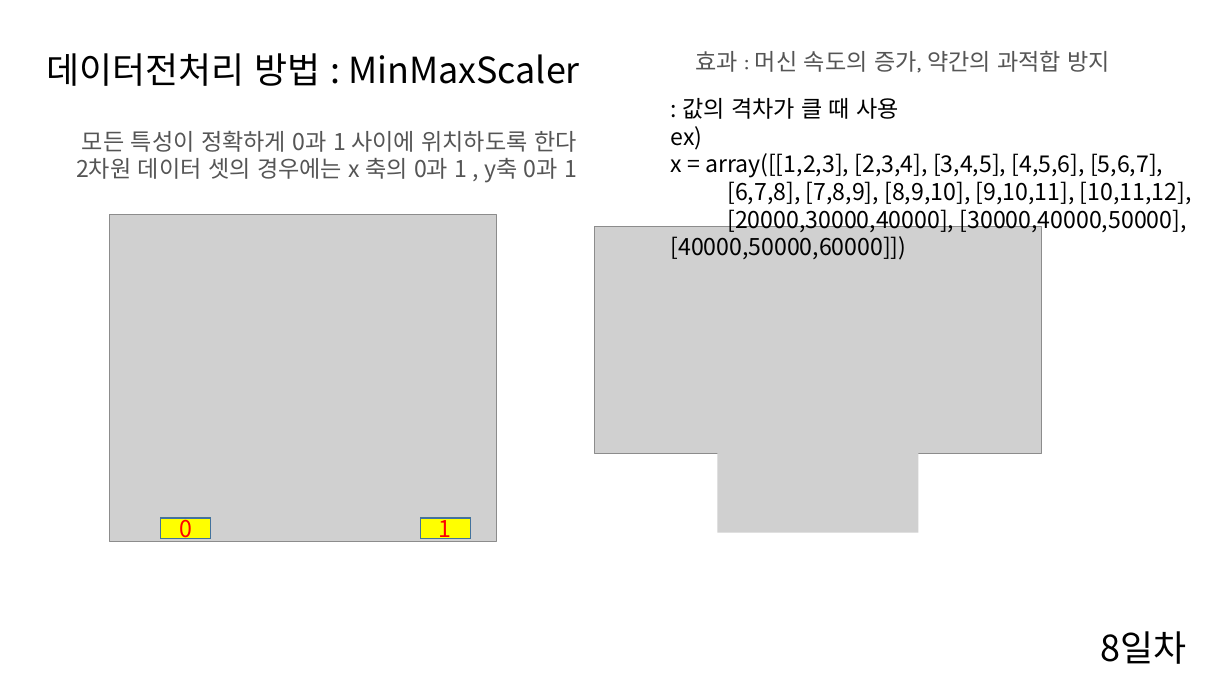
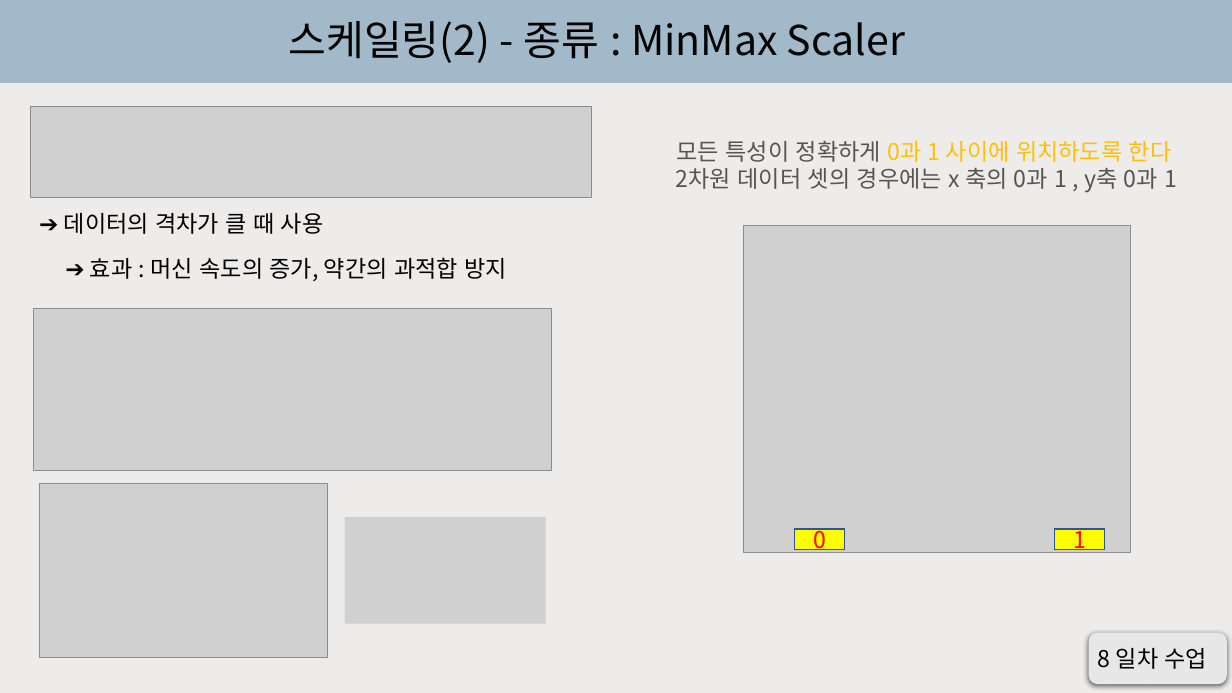
Before and after one commit to Ryujaeuk/keras, a slide deck: slide 8 of keras_study.pptx (slide 5 before the commit). Drawn at 1232x693 pixels with LibreOffice and Linux fonts; fonts in the diff are those of the drawing; grey boxes stand for pictures. Boxes give left, top, right and bottom in pixels: in the first picture for what was removed or moved away, otherwise in the second. Text is boxed around its words. In the diff, an @@ line names an element or a change of style, - is before the commit and + after.

```diff
--- a/keras_study.pptx
+++ b/keras_study.pptx
@@ background #FFFFFF to gradient #EDECEA to #A2B9C9 @@
@@ text added at (289,21,905,63), 32 pt, text #000000 @@
+스케일링(2) - 종류 : MinMax Scaler
@@ text removed at (46,53,579,86) @@
-데이터전처리 방법 : MinMaxScaler
@@ picture added at (30,107,592,198) @@
@@ text removed at (670,98,1192,260) @@
-: 값의 격차가 클 때 사용
-ex)
-x = array([[1,2,3], [2,3,4], [3,4,5], [4,5,6], [5,6,7],
-[6,7,8], [7,8,9], [8,9,10], [9,10,11], [10,11,12],
-[20000,30000,40000], [30000,40000,50000], [40000,50000,60000]])
@@ text "모든 특성이 정확하게 0과 1 ...": place and size @@
-text "모든 특성이 정확하게 0과 1 ..." at (76,130,578,183)
+text "모든 특성이 정확하게 0과 1 ..." at (676,141,1177,193)
@@ text at (677,141,1172,162): text colour #555555 to #FFC000 in "0과 1 사이에 위치하도록 한다" @@
@@ text added at (64,213,324,234), 18 pt, text #000000 @@
+➔ 데이터의 격차가 클 때 사용
@@ picture removed at (595,226,1043,454) @@
@@ text at (90,257,507,281): text changed; font Karla to Noto Sans CJK KR; text colour #555555 to #000000 @@
-효과 : 머신 속도의 증가, 약간의 과적합 방지
+➔ 효과 : 머신 속도의 증가, 약간의 과적합 방지
@@ picture added at (33,309,552,470) @@
@@ picture removed at (717,426,919,532) @@
@@ picture added at (39,483,327,658) @@
@@ picture added at (345,517,546,623) @@
@@ rectangle "0" at (795,529,845,549): outline #43739E 1 pt to #325491 1 pt @@
@@ 2 rectangles, 1 picture: place and size @@
-2 rectangles, 1 picture at (110,215,496,543)
+2 rectangles, 1 picture at (744,226,1130,553)
@@ rectangle "1" at (1055,529,1104,549): outline #43739E 1 pt to #325491 1 pt @@
@@ rounded rectangle added at (1089,633,1227,685), fill #E9E7E7 @@
@@ text added at (1098,648,1208,669), 18 pt, text #000000 @@
+8 일차 수업
@@ text removed at (1100,631,1186,664) @@
-8일차
```
Also in this commit, not shown: 7 other slides changed, 5 slides added, 2 slides removed.
